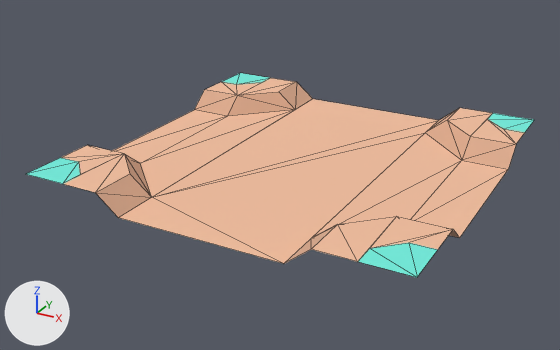
The glTF model public/assets/models/kenney-nature-kit/ground_pathCross.glb, before and after one commit.
The view is the same before and after, from a camera (50 mm lens) standing at (0.88, -1.722, 0.708) and looking at (-0.04, -0.049, -0.129). The axes (+X, +Y, +Z) are drawn at lower left. The lights are the same throughout. The older version comes first. Mesh edges are drawn as thin lines. Vertices at exactly the same position are counted once.

Objects in the first picture: 'ground_pathCross'.
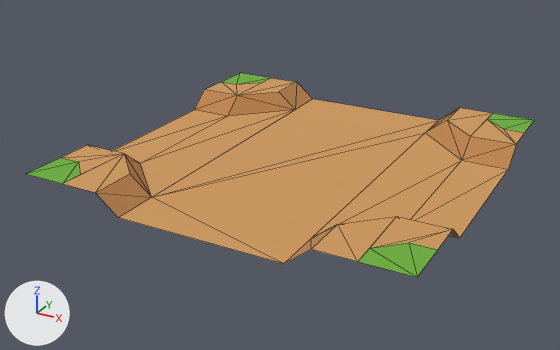
Location of each change, [x1, y1, x2, y2] in pixels of the pictures (560 x 350 px):
part 1 of me_mesh_ground_pathcross, recoloured (beige to orange): [61, 78, 525, 264] in both
part 2 of me_mesh_ground_pathcross, recoloured: [27, 73, 534, 277] in both

Edits to the bpy script that builds the scene:
```text
Change me_mesh_ground_pathcross:
    where me_mesh_ground_pathcross.from_pydata(...)  # 52 vertices, 74 faces; spans x -0.5..0.5, y -0.5..0.5, z -0.05..0.0
    used by ob_ground_pathcross; location = (0.0, 0.0, -0.05)
    me_mesh_ground_pathcross part 1: 62 faces centred in x -0.458..0.48, y -0.458..0.458, z -0.05..0.0 are repainted in the vertex colours; the middle colour goes from beige #f2be9e to orange #cf9a5e
    me_mesh_ground_pathcross part 2: 12 faces centred in x -0.48..0.48, y -0.48..0.48, z 0.0 are repainted in the vertex colours; the middle colour goes from cyan #73eddd to green #6db03c
```
